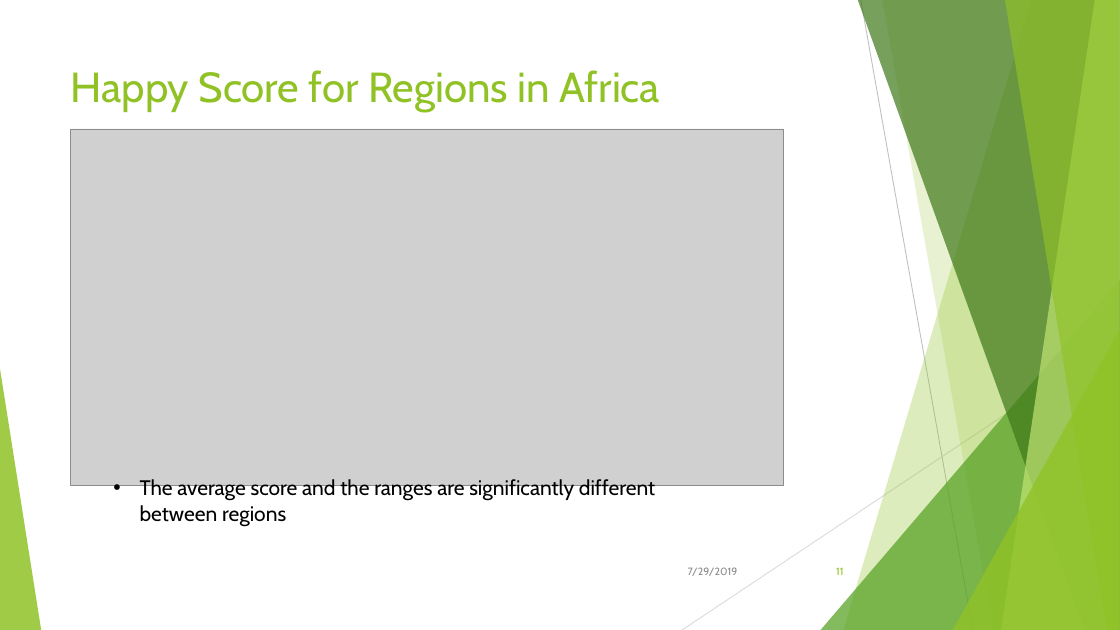
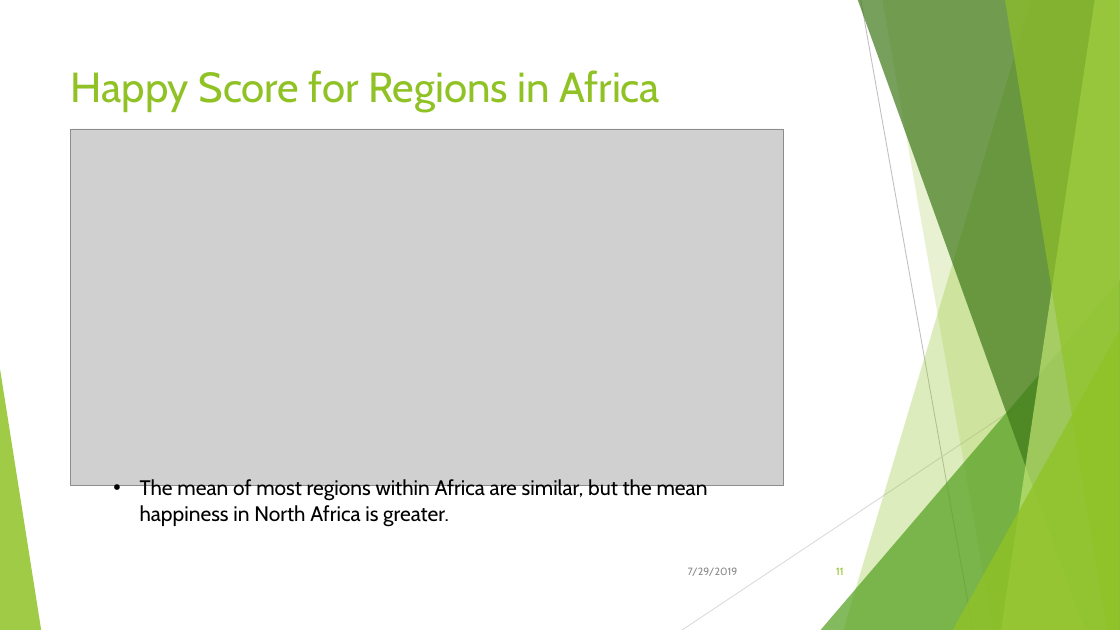
Before and after one commit to Kika000/Project-1, a slide deck: slide 11 of What Makes the World Happy.pptx. Drawn at 1120x630 pixels with LibreOffice and Linux fonts; fonts in the diff are those of the drawing; grey boxes stand for pictures. Boxes give left, top, right and bottom in pixels: in the first picture for what was removed or moved away, otherwise in the second. Text is boxed around its words. In the diff, an @@ line names an element or a change of style, - is before the commit and + after.

```diff
--- a/What Makes the World Happy.pptx
+++ b/What Makes the World Happy.pptx
@@ text at box(140, 479, 708, 527): text changed @@
-• The average score and the ranges are significantly different between regions
+• The mean of most regions within Africa are similar, but the mean happiness in North Africa is greater.
```
Also in this commit, not shown: 6 other slides changed, 2 slides added, 4 other files.
